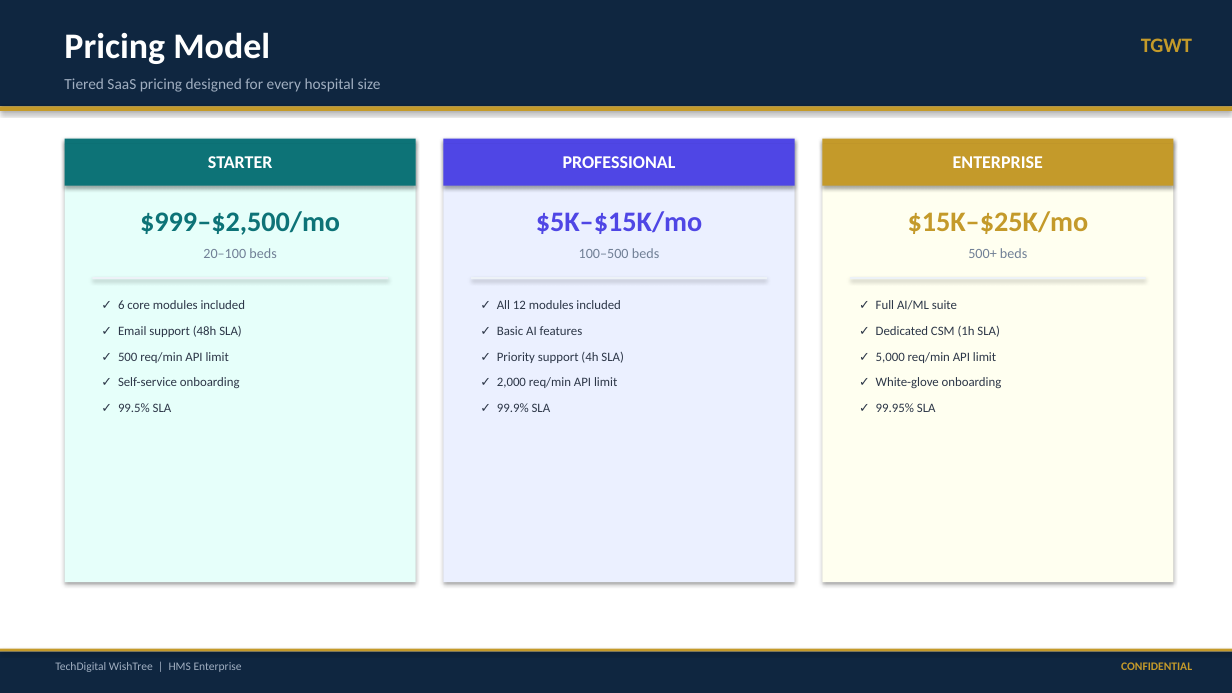
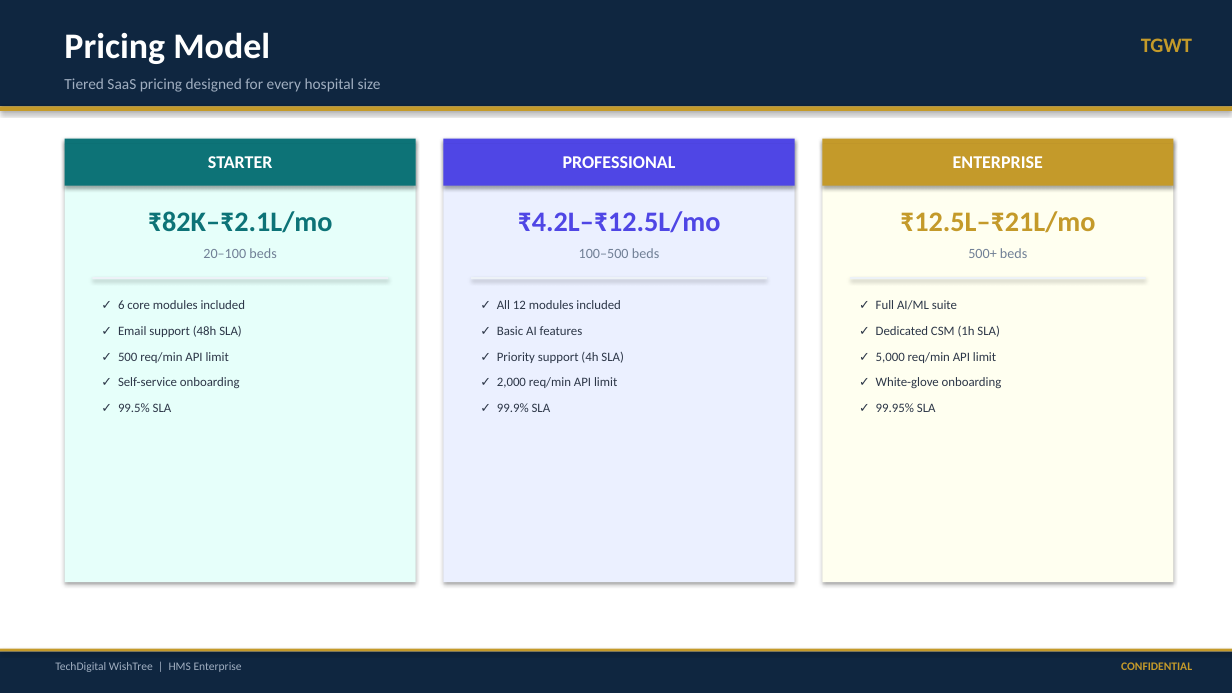
Before and after one commit to aksatyam/hms-tenent, a slide deck: slide 12 of docs/presentations/HMS_Enterprise_Client_Pitch_Deck.pptx. Drawn at 1232x693 pixels with LibreOffice and Linux fonts; fonts in the diff are those of the drawing. Boxes give left, top, right and bottom in pixels: in the first picture for what was removed or moved away, otherwise in the second. Text is boxed around its words. In the diff, an @@ line names an element or a change of style, - is before the commit and + after.

```diff
--- a/docs/presentations/HMS_Enterprise_Client_Pitch_Deck.pptx
+++ b/docs/presentations/HMS_Enterprise_Client_Pitch_Deck.pptx
@@ text at (148,211,333,233): text changed @@
-$999–$2,500/mo
+₹82K–₹2.1L/mo
@@ text at (518,211,721,233): text changed @@
-$5K–$15K/mo
+₹4.2L–₹12.5L/mo
@@ text at (900,211,1095,233): text changed @@
-$15K–$25K/mo
+₹12.5L–₹21L/mo
```
Also in this commit, not shown: 4 other slides changed, 1 other file.
